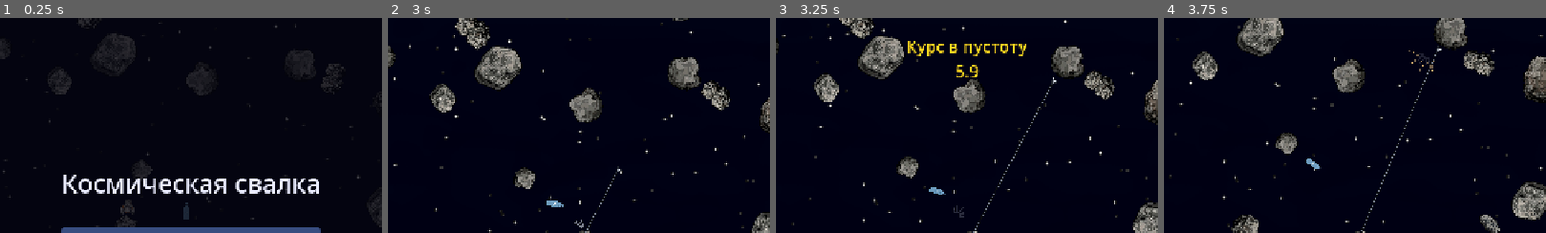
Above: before the commit, frames 1-4 (left to right).
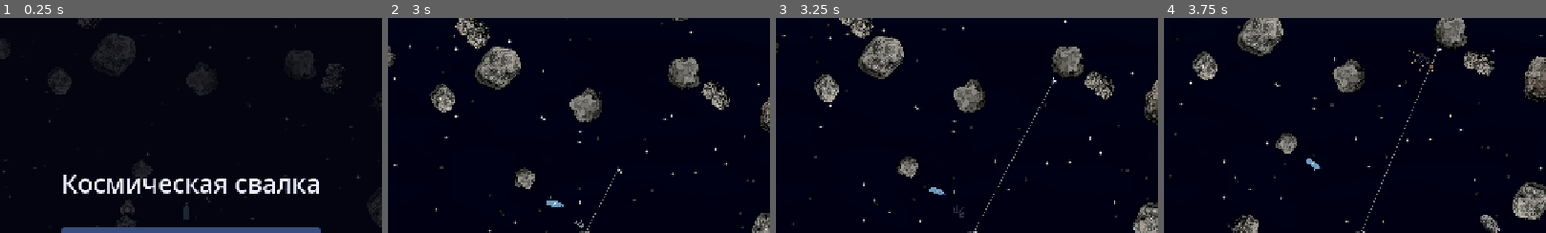
Above: after the commit, the same moments.

Repository: xOnelinx/-space_scrapheap
Game: Godot game, scene res://scenes/main.tscn
The game is run twice, just before and just after one commit, with the same random seed, the same clock (stepped at 60 frames per second) and the same inputs.
Inputs (mouse positions are % of the whole screen's width and height, from its top left):
- Up to frame 1 (0.25 s): no input
- Up to frame 2 (3 s): click "Начать игру" at 0.5 s; move the mouse to (72, 45) at 1.27 s; hold D (move_right) 1.28-2.03 s; hold Right mouse button (aim) 1.28-2.03 s; click (72, 45) at 1.42 s; move the mouse to (30, 55) at 2.02 s; hold S (move_down) 2.03-2.78 s; tap G (drop_cargo) at 2.1 s; click (30, 55) at 2.17 s; move the mouse to (60, 28) at 2.77 s; hold D (move_right) from 2.78 s (still down); hold E (harpoon) from 2.78 s (still down); click (60, 28) at 2.92 s
- Up to frame 3 (3.25 s): keep holding D (move_right); keep holding E (harpoon)
- Up to frame 4 (3.75 s): move the mouse to (45, 70) at 3.52 s; release D (move_right) at 3.53 s; release E (harpoon) at 3.53 s; hold W (move_up) from 3.53 s (still down); tap F (hatch) at 3.6 s; click (45, 70) at 3.67 s
The pictures show only the part of the screen within x 25-75%, y 0-50%; the shares and areas given below are measured in that part.

Frames 1-2 are identical in both runs. In frame 3, 0.9% of the frame differs, in the area x 34-66%, y 10-28%; in frame 4, nothing differs.

Commit message:
Гибель в пустоте через 15 секунд, без надписи с отсчётом
Co-authored-by: Cursor <cursoragent@cursor.com>

Diff:
--- a/godot/scripts/lost_warning.gd
+++ b/godot/scripts/lost_warning.gd
@@ -1,47 +1,40 @@
 class_name LostWarning
 extends CanvasLayer
 
-## В полёте без будущего касания тел растёт таймер гибели — это его индикатор.
+## В полёте без будущего касания тел растёт таймер гибели — экран темнеет к красному.
 
 var _root: Control
 var _dim: ColorRect
-var _label: Label
 var _progress := 0.0
-var _remain := 0.0
 
 
 func _ready() -> void:
 	add_to_group("lost_warning")
 	layer = 90
 	_build()
-	_apply(0.0, 0.0)
+	_apply(0.0)
 
 
-func show_progress(progress: float, remain: float) -> void:
+func show_progress(progress: float) -> void:
 	_progress = progress
-	_remain = remain
-	_apply(progress, remain)
+	_apply(progress)
 
 
 func _process(_delta: float) -> void:
-	_apply(_progress, _remain)
+	_apply(_progress)
 
 
 func is_shown() -> bool:
 	return _root != null and _root.visible
 
 
-func _apply(progress: float, remain: float) -> void:
+func _apply(progress: float) -> void:
 	var shown := progress > 0.001
 	_root.visible = shown
 	if not shown:
 		return
-	_label.text = "Курс в пустоту\n%.1f" % remain
 	var t := clampf(progress, 0.0, 1.0)
 	_dim.color = Color(0.12, 0.02, 0.04, lerpf(0.0, 0.38, t))
-	_label.add_theme_color_override(
-			"font_color",
-			Color(1.0, 0.86, 0.12).lerp(Color(0.95, 0.32, 0.28), t))
 
 
 func _build() -> void:
@@ -54,16 +47,3 @@
 	_dim.set_anchors_and_offsets_preset(Control.PRESET_FULL_RECT)
 	_dim.mouse_filter = Control.MOUSE_FILTER_IGNORE
 	_root.add_child(_dim)
-
-	_label = Label.new()
-	_label.mouse_filter = Control.MOUSE_FILTER_IGNORE
-	_label.set_anchors_preset(Control.PRESET_CENTER_TOP)
-	_label.anchor_left = 0.5
-	_label.anchor_right = 0.5
-	_label.offset_left = -220.0
-	_label.offset_right = 220.0
-	_label.offset_top = 28.0
-	_label.offset_bottom = 120.0
-	_label.horizontal_alignment = HORIZONTAL_ALIGNMENT_CENTER
-	_label.add_theme_font_size_override("font_size", 28)
-	_root.add_child(_label)
--- a/godot/scripts/wanderer.gd
+++ b/godot/scripts/wanderer.gd
@@ -31,7 +31,7 @@
 const CHARGE_DIST_MIN := 28.0
 const CHARGE_DIST_MAX := 220.0
 const RESPAWN_INPUT_PAUSE := 0.45
-const LOST_DOOM_DELAY := 6.0
+const LOST_DOOM_DELAY := 15.0
 const MASS := 26.0 * 26.0
 const AIM_HORIZON := 3.0
 ## Верх спрайта — рюкзак, он наружу от камня. Низ — шлем, им встаём на поверхность.
@@ -420,8 +420,7 @@
 	var warning := tree.get_first_node_in_group("lost_warning") as LostWarning
 	if warning == null:
 		return
-	var progress := lost_progress()
-	warning.show_progress(progress, LOST_DOOM_DELAY * (1.0 - progress))
+	warning.show_progress(lost_progress())
 
 
 func _flight_correction_held() -> bool:
Not shown, changed: GAME.md
Not shown, changed: PLAN.md
